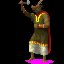
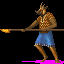
Revision of a layered (64, 64) image; what changed, layer by layer:
hid group "Layer Group" (6 layers) over [0, 0, 64, 64]
added group "Layer Group #4" with 4 layers above "Layer Group #3" over [0, 0, 64, 64]
added layer "BaseHead copy #11" in group "Layer Group #4" over [35, 2, 49, 17]
added layer "RelicGuard_1.tga" in group "Layer Group #4" over [0, 0, 64, 64]
added layer "Layer #6" over [0, 0, 64, 64]
